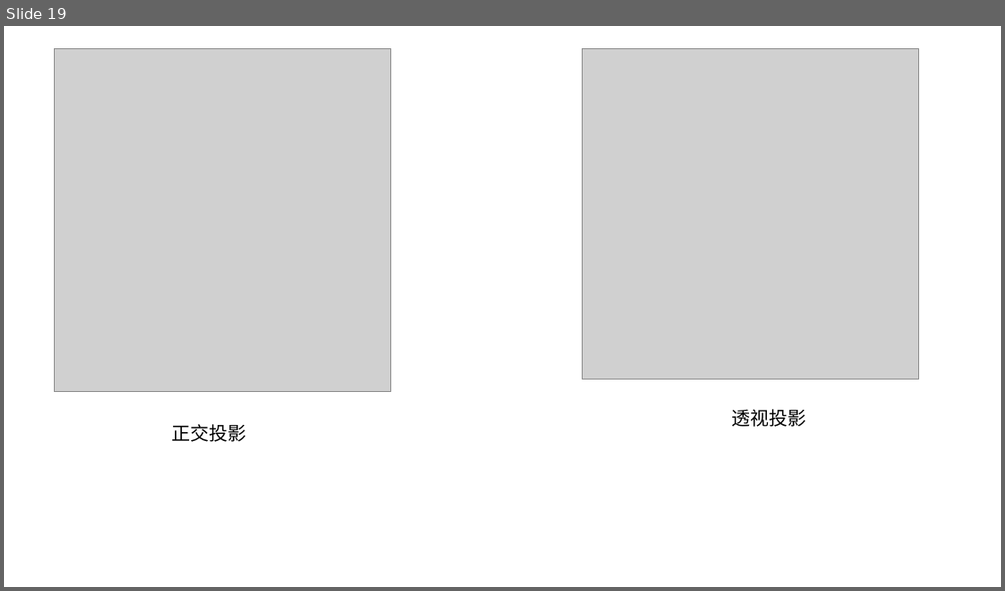
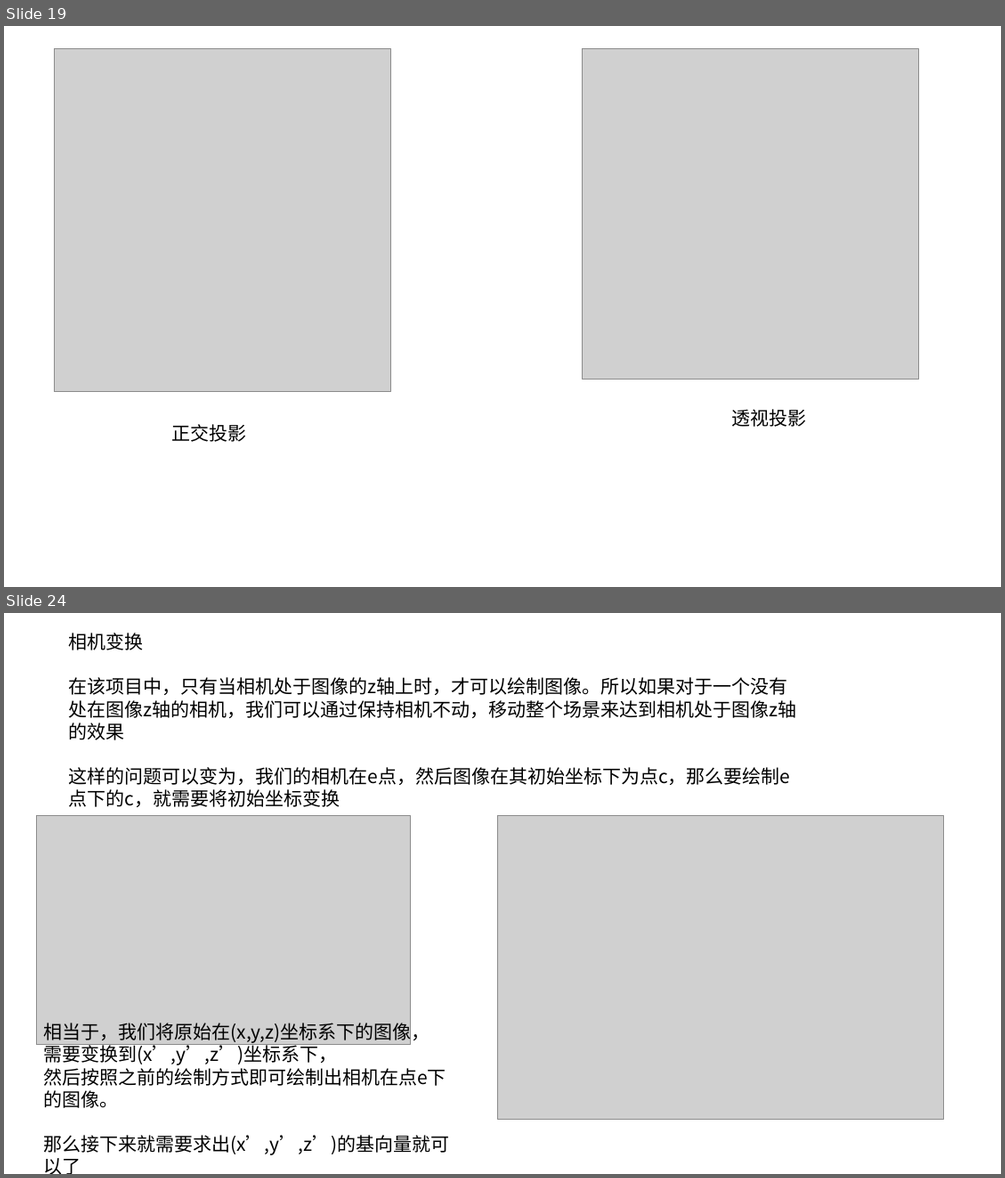
Before and after one commit to XTG111/Learn_tinyProject, a slide deck: render/TinyRenderer.pptx. Shown one above the other, each under a label of ours: slide 19 before the commit, slides 19 and 24 after it; the slides between them are not shown. The pictures are 1005x591 and 1005x1178 pixels, drawn with LibreOffice and Linux fonts; fonts in the diff are those of the drawing; grey boxes stand for pictures. Boxes give left, top, right and bottom in pixels: in the first picture for what was removed or moved away, otherwise in the second. Text is boxed around its words. In the diff, an @@ line names an element or a change of style, - is before the commit and + after.

Commit message:
着色方式，和相机变换

```diff
--- a/render/TinyRenderer.pptx
+++ b/render/TinyRenderer.pptx
@@ slide 24 added at [4,613,1001,1174], background #FFFFFF @@
@@ text added at [68,633,796,807], 18 pt, text #000000 @@
+相机变换
+在该项目中，只有当相机处于图像的z轴上时，才可以绘制图像。所以如果对于一个没有处在图像z轴的相机，我们可以通过保持相机不动，移动整个场景来达到相机处于图像z轴的效果
+这样的问题可以变为，我们的相机在e点，然后图像在其初始坐标下为点c，那么要绘制e点下的c，就需要将初始坐标变换
@@ picture added at [36,816,410,1045] @@
@@ picture added at [498,816,944,1119] @@
@@ text added at [43,1020,449,1174], 18 pt, text #000000 @@
+相当于，我们将原始在(x,y,z)坐标系下的图像，
+需要变换到(x’,y’,z’)坐标系下，
+然后按照之前的绘制方式即可绘制出相机在点e下的图像。
+那么接下来就需要求出(x’,y’,z’)的基向量就可以了
```
Also in this commit, not shown: 8 other slides added, 36 other files.
